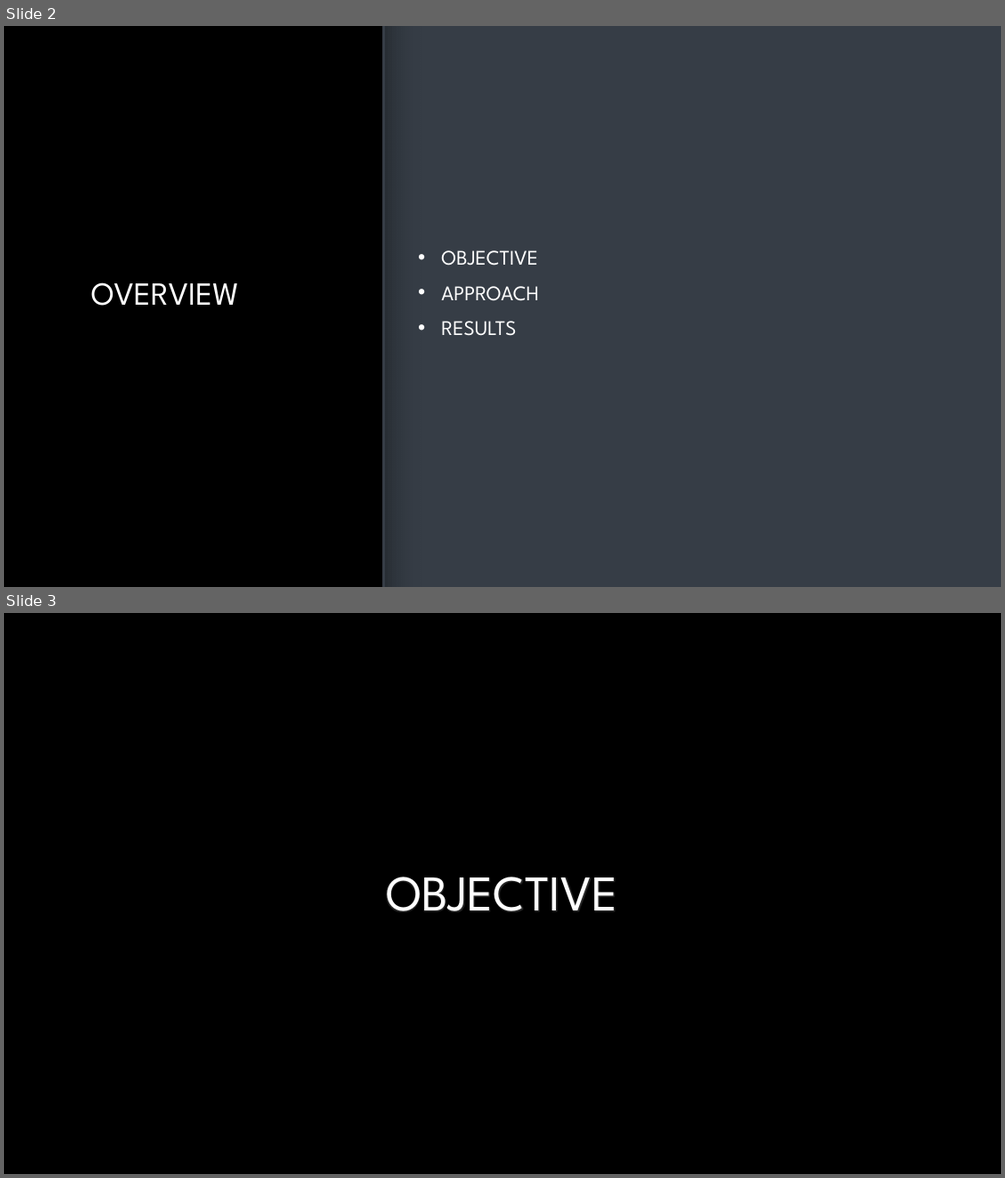
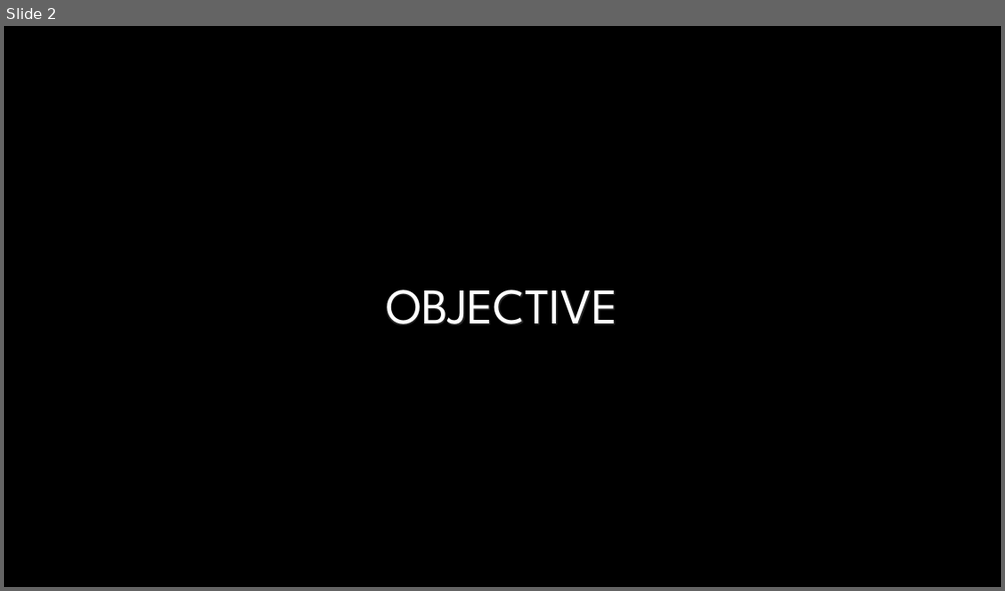
Before and after one commit to CSUMBPelicanCollective/CST205, a slide deck: Final Project/finalProjectPresentation_LastName_FirstName.pptx. Shown one above the other, each under a label of ours: slides 2 and 3 before the commit, slide 2 after it. The pictures are 1005x1178 and 1005x591 pixels, drawn with LibreOffice and Linux fonts; fonts in the diff are those of the drawing; background and template pictures are left out. Boxes give left, top, right and bottom in pixels: in the first picture for what was removed or moved away, otherwise in the second. Text is boxed around its words. In the diff, an @@ line names an element or a change of style, - is before the commit and + after.

```diff
--- a/Final Project/finalProjectPresentation_LastName_FirstName.pptx
+++ b/Final Project/finalProjectPresentation_LastName_FirstName.pptx
@@ slide 2 removed at (x1=4, y1=26, x2=1001, y2=587), background picture (left out) @@
@@ rectangle removed at (x1=383, y1=26, x2=1001, y2=587) @@
@@ rectangle removed at (x1=383, y1=26, x2=421, y2=587) @@
@@ line removed from (384, 26) to (384, 587) @@
@@ text removed at (x1=441, y1=250, x2=539, y2=336) @@
-• OBJECTIVE
-• APPROACH
-• RESULTS
@@ title removed at (x1=91, y1=282, x2=239, y2=305) @@
-OVERVIEW
@@ what was slide 3 is now slide 2 @@
```
Also in this commit, not shown: 7 slides changed, 1 other slide removed, 2 other files.
